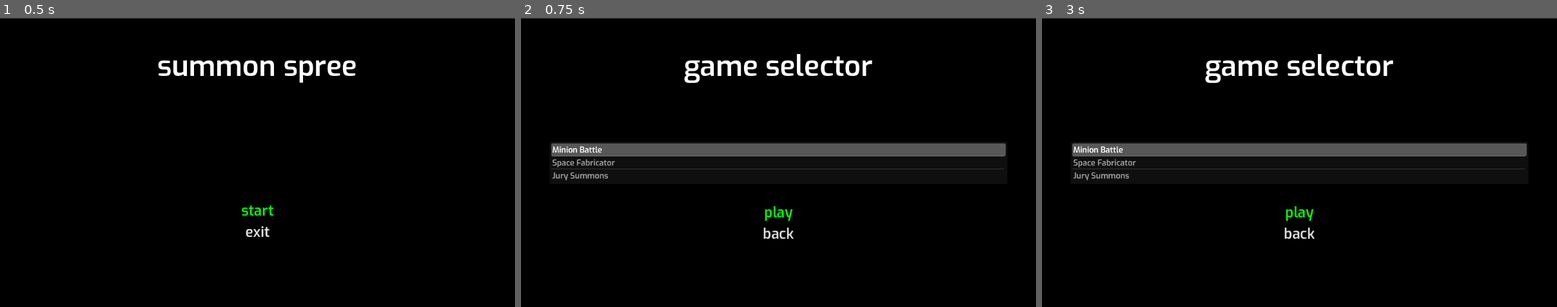
Above: before the commit, frames 1-3 (left to right).
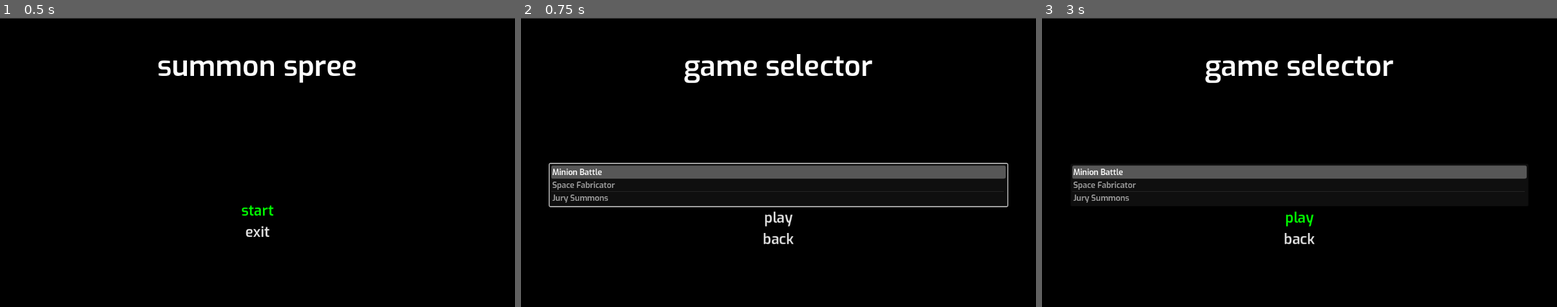
Above: after the commit, the same moments.

Repository: mswieboda/summon-spree
Game: Godot game, scene res://scenes/main_menu/main_menu.tscn
Same seed, same stepped clock (60 frames per second), same inputs: the game is played once before the commit and once after it.
Inputs:
- Up to frame 1 (0.5 s): no input
- Up to frame 2 (0.75 s): click "start" at 0.5 s
- Up to frame 3 (3 s): click "back" at 1.25 s; click "start" at 2 s; click "play" at 2.75 s

Frame 1 is identical in both runs. In frame 2, 10% of the frame differs, in the area x 5-95%, y 43-79%; in frame 3, 9.2%.

Commit message:
tweaks to games list menu

Diff:
--- a/scenes/main_menu/main_menu.gd
+++ b/scenes/main_menu/main_menu.gd
@@ -29,18 +29,18 @@
 
 
 func focus_button(page: MarginContainer):
-  if page == $games_page:
-    page.get_node("vbox/game_list").select(0)
-
   var vbox_buttons = page.get_node("vbox/vbox_buttons")
 
   if not vbox_buttons:
     return
 
-  var button: Button = vbox_buttons.get_child(0)
+  if page == $games_page:
+    vbox_buttons.get_node("game_list").select(0)
 
-  if button is Button:
-    button.grab_focus()
+  var control: Control = vbox_buttons.get_child(0)
+
+  if control is Control:
+    control.grab_focus()
 
 
 func _on_back_button_pressed():
@@ -50,7 +50,7 @@
 
 
 func _on_play_button_pressed():
-  var game_list: ItemList = $games_page.get_node("vbox/game_list")
+  var game_list: ItemList = $games_page.get_node("vbox/vbox_buttons/game_list")
   var selected_game_indexes: PackedInt32Array = game_list.get_selected_items()
   var selected_game = game_list.get_item_text(selected_game_indexes[0])
   #play_game.emit()
--- a/scenes/main_menu/main_menu.tscn
+++ b/scenes/main_menu/main_menu.tscn
@@ -100,13 +100,17 @@
 horizontal_alignment = 1
 vertical_alignment = 1
 
-[node name="game_list" type="ItemList" parent="games_page/vbox"]
+[node name="vbox_buttons" type="VBoxContainer" parent="games_page/vbox"]
+layout_mode = 2
+size_flags_vertical = 2
+
+[node name="game_list" type="ItemList" parent="games_page/vbox/vbox_buttons"]
 layout_mode = 2
 size_flags_vertical = 6
-focus_neighbor_top = NodePath("../vbox_buttons/back_button")
-focus_neighbor_bottom = NodePath("../vbox_buttons/play_button")
-focus_next = NodePath("../vbox_buttons/play_button")
-focus_previous = NodePath("../vbox_buttons/back_button")
+focus_neighbor_top = NodePath("../back_button")
+focus_neighbor_bottom = NodePath("../play_button")
+focus_next = NodePath("../play_button")
+focus_previous = NodePath("../back_button")
 theme_override_font_sizes/font_size = 18
 auto_height = true
 item_count = 3
@@ -114,18 +118,14 @@
 item_1/text = "Space Fabricator"
 item_2/text = "Jury Summons"
 
-[node name="vbox_buttons" type="VBoxContainer" parent="games_page/vbox"]
-layout_mode = 2
-size_flags_vertical = 2
-
 [node name="play_button" type="Button" parent="games_page/vbox/vbox_buttons"]
 layout_mode = 2
 size_flags_horizontal = 4
 size_flags_vertical = 4
-focus_neighbor_top = NodePath("../../game_list")
+focus_neighbor_top = NodePath("../game_list")
 focus_neighbor_bottom = NodePath("../back_button")
 focus_next = NodePath("../back_button")
-focus_previous = NodePath("../../game_list")
+focus_previous = NodePath("../game_list")
 theme_override_font_sizes/font_size = 32
 text = "play"
 
@@ -134,8 +134,8 @@
 size_flags_horizontal = 4
 size_flags_vertical = 4
 focus_neighbor_top = NodePath("../play_button")
-focus_neighbor_bottom = NodePath("../../game_list")
-focus_next = NodePath("../../game_list")
+focus_neighbor_bottom = NodePath("../game_list")
+focus_next = NodePath("../game_list")
 focus_previous = NodePath("../play_button")
 theme_override_font_sizes/font_size = 32
 text = "back"
